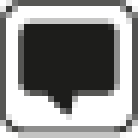
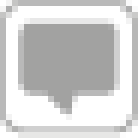
Two versions of the same layered image (138x138). Layer-by-layer changes:
added layer "Ebene 1" above "Vektor-Smart-Objekt" over (0, 0, 138, 138)
hid "Vektor-Smart-Objekt" over (0, 0, 138, 138)
